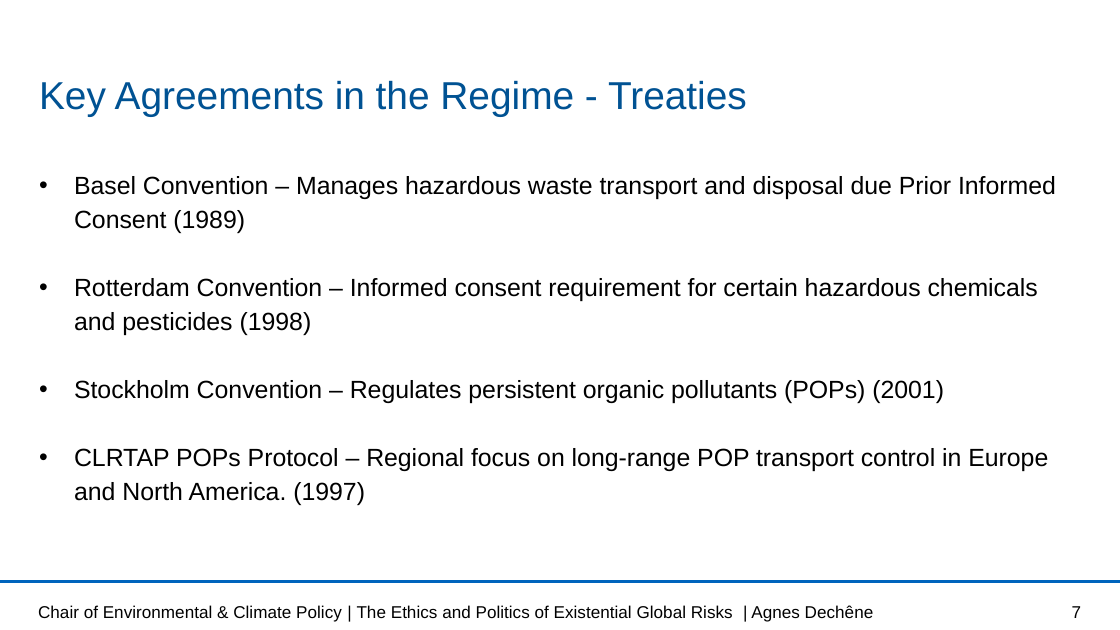
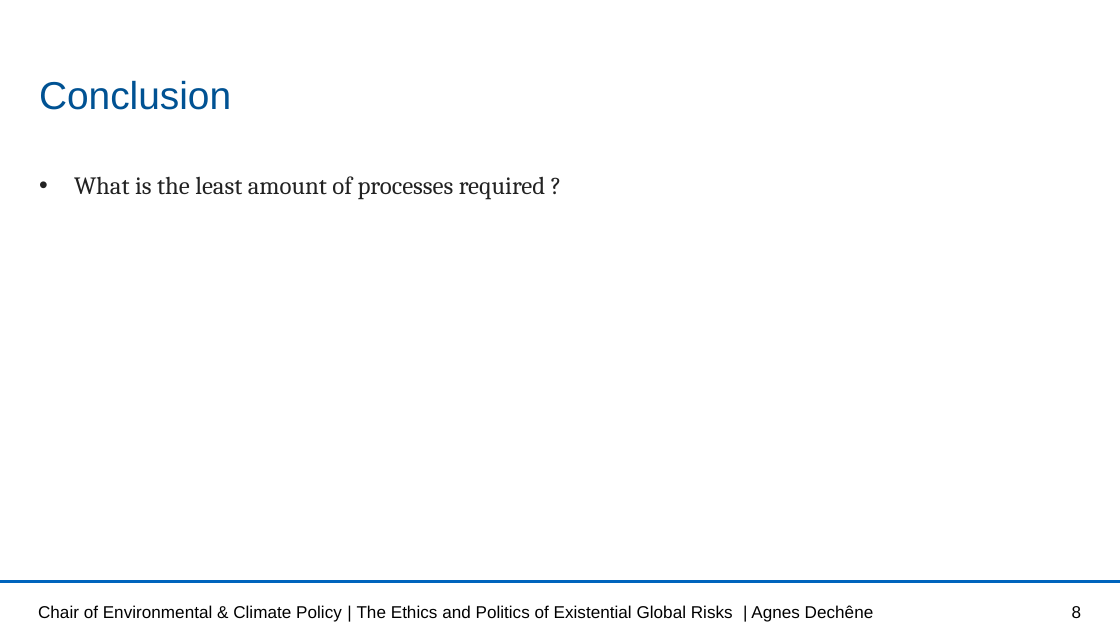
Before and after one commit to lisab00/UncertaintyQuantificationHydrology, a slide deck: slide 8 of MMUQ_task1.pptx (slide 7 before the commit). Drawn at 1120x630 pixels with LibreOffice and Linux fonts; fonts in the diff are those of the drawing; background and template pictures are left out. Boxes give left, top, right and bottom in pixels: in the first picture for what was removed or moved away, otherwise in the second. Text is boxed around its words. In the diff, an @@ line names an element or a change of style, - is before the commit and + after.

Commit message:
update presentation

```diff
--- a/MMUQ_task1.pptx
+++ b/MMUQ_task1.pptx
@@ title at [39,80,231,110]: text changed @@
-Key Agreements in the Regime - Treaties
+Conclusion
@@ text at [74,176,546,200]: text changed; font Arial to Cambria; text colour #000000 to #222222 @@
-• Basel Convention – Manages hazardous waste transport and disposal due Prior Informed Consent (1989)
-• Rotterdam Convention – Informed consent requirement for certain hazardous chemicals and pesticides (1998)
-• Stockholm Convention – Regulates persistent organic pollutants (POPs) (2001)
-• CLRTAP POPs Protocol – Regional focus on long-range POP transport control in Europe and North America. (1997)
+• What is the least amount of processes required ?
@@ page number at [1072,606,1082,618]: text changed @@
-7
+8
```
Also in this commit, not shown: 1 other slide changed, 1 slide added, 1 other file.
